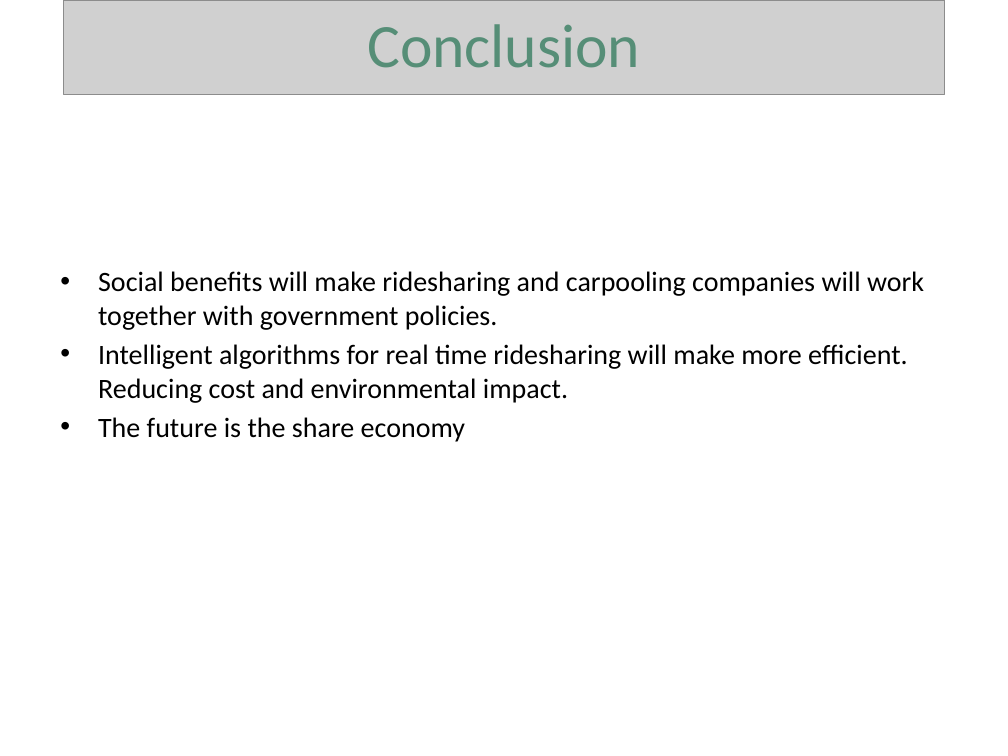
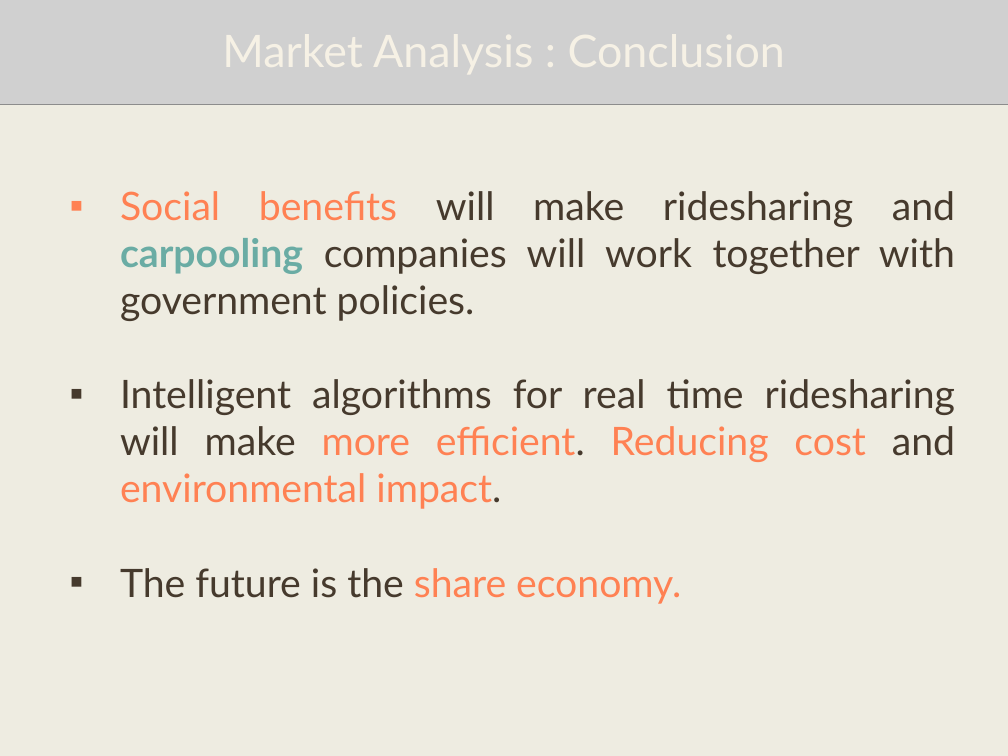
Before and after one commit to Massine/MyChe, a slide deck: slide 7 of Presentations/Final presentation.pptx (slide 6 before the commit). Drawn at 1008x756 pixels with LibreOffice and Linux fonts; fonts in the diff are those of the drawing; grey boxes stand for pictures; background and template pictures are left out. Boxes give left, top, right and bottom in pixels: in the first picture for what was removed or moved away, otherwise in the second. Text is boxed around its words. In the diff, an @@ line names an element or a change of style, - is before the commit and + after.

```diff
--- a/Presentations/Final presentation.pptx
+++ b/Presentations/Final presentation.pptx
@@ background picture (left out) to #EEECE1 @@
@@ picture: place and size @@
-picture at (62, 0, 944, 95)
+picture at (0, 0, 1008, 105)
@@ text removed at (367, 24, 640, 68) @@
-Conclusion
@@ text "Social benefits will make ridesharing ...": place and size @@
-text "Social benefits will make ridesharing ..." at (98, 271, 924, 442)
+text "Social benefits will make ridesharing ..." at (120, 191, 955, 604)
@@ text at (120, 191, 955, 509): size 20 to 28 pt, font Calibri to Lato in "Social benefits will make ridesharing and carpooling ...", "Intelligent algorithms for real time ridesharing will ..."; text colour #000000 to #FF8153 in "Social benefits", "more efficient. Reducing cost environmental impact."; text colour #000000 to #463A2D in "will make ridesharing and companies will work ...", "Intelligent algorithms for real time ridesharing will ..."; text colour #000000 to #6AACA4, bold on in "carpooling"; alignment left to justified; bullet • to ▪; less space between paragraphs @@
@@ text at (120, 568, 681, 604): text changed; size 20 to 28 pt; font Calibri to Lato; text colour #000000 to #463A2D @@
-• The future is the share economy
+▪ The future is the share economy.
```
Also in this commit, not shown: 3 other slides changed, 18 slides added, 4 slides removed.
